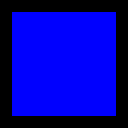
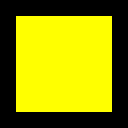
Revision of a layered 128x128 image; what changed, layer by layer:
painted on "Ebene 2" over [12, 12, 116, 116]
painted on "Ebene 1" over [12, 12, 116, 116]
